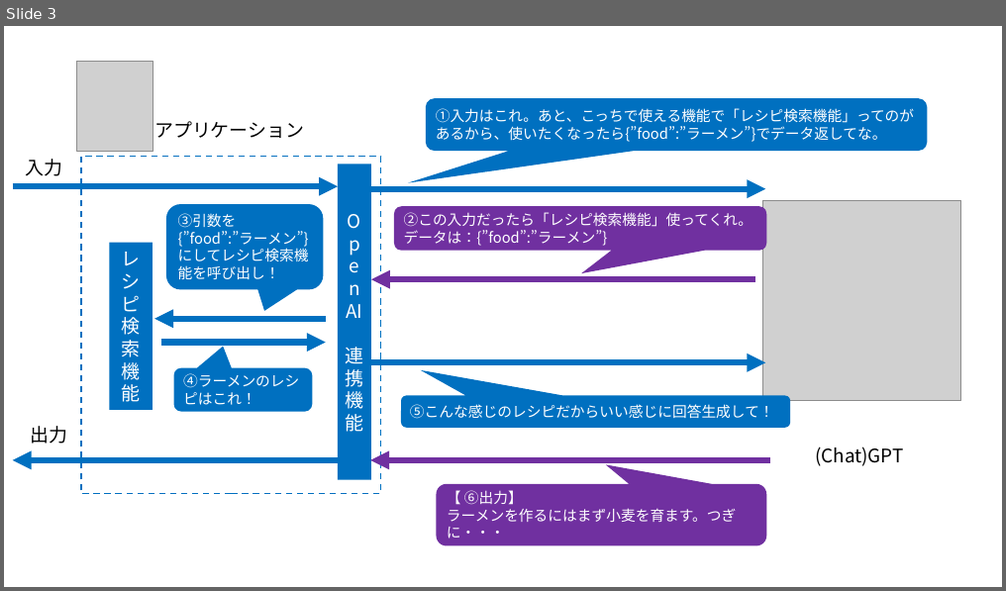
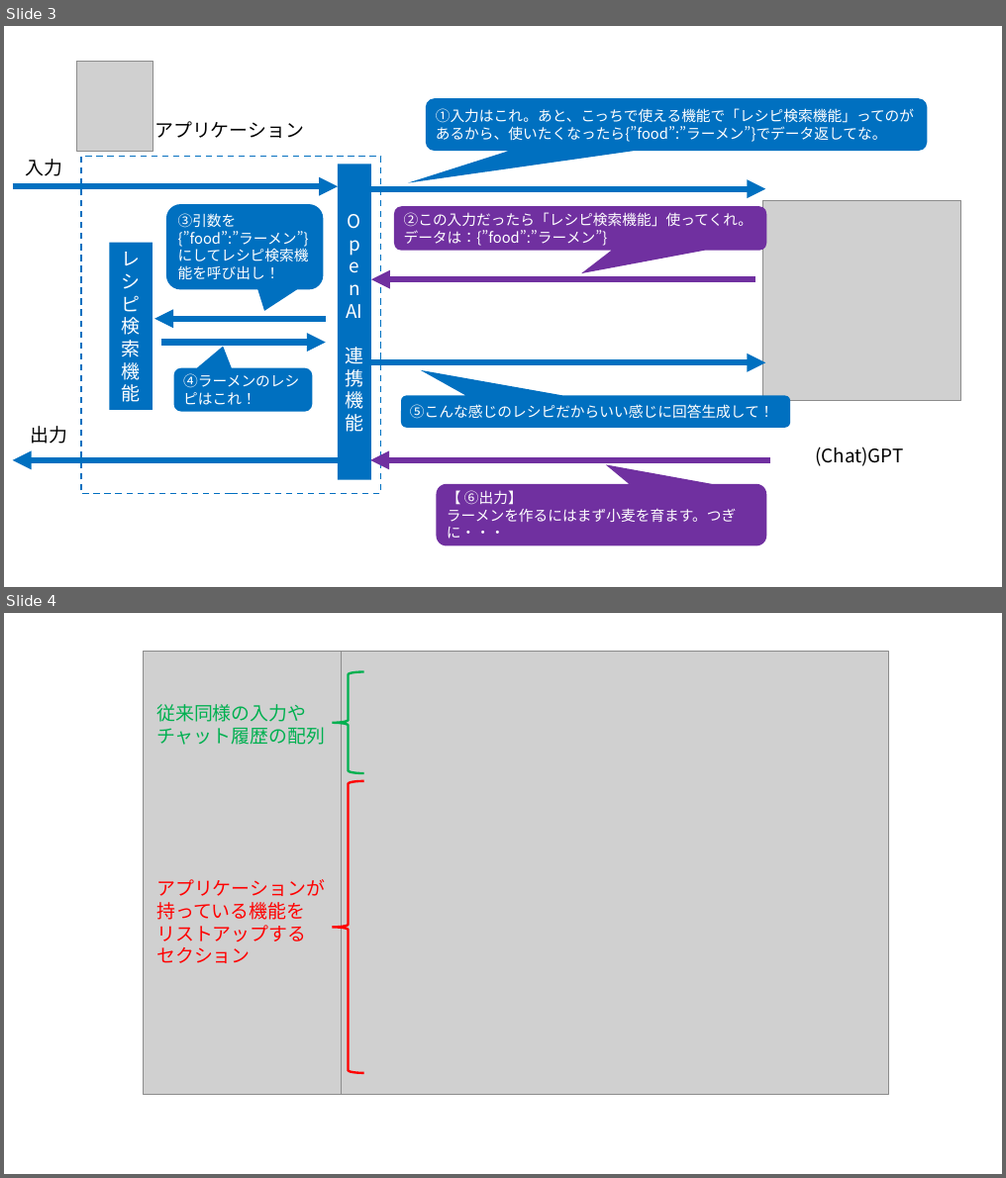
Before and after one commit to 07JP27/zenn-content, a slide deck: images/azure-openai-add-function-calling/diagram.pptx. Shown one above the other, each under a label of ours: slide 3 before the commit, slides 3 and 4 after it. The pictures are 1006x591 and 1006x1178 pixels, drawn with LibreOffice and Linux fonts; fonts in the diff are those of the drawing; grey boxes stand for pictures. Boxes give left, top, right and bottom in pixels: in the first picture for what was removed or moved away, otherwise in the second. Text is boxed around its words. In the diff, an @@ line names an element or a change of style, - is before the commit and + after.

```diff
--- a/images/azure-openai-add-function-calling/diagram.pptx
+++ b/images/azure-openai-add-function-calling/diagram.pptx
@@ slide 4 added at bbox=[4, 613, 1002, 1174], background #FFFFFF @@
@@ picture added at bbox=[144, 651, 341, 1094] @@
@@ picture added at bbox=[341, 651, 889, 1094] @@
@@ right brace added at bbox=[332, 672, 364, 774], outline #00B050 2.25 pt @@
@@ text added at bbox=[156, 704, 325, 745], 18 pt, text #00B050 @@
+従来同様の入力や
+チャット履歴の配列
@@ right brace added at bbox=[332, 781, 364, 1073], outline #FF0000 2.25 pt @@
@@ text added at bbox=[156, 879, 325, 963], 18 pt, text #FF0000 @@
+アプリケーションが
+持っている機能を
+リストアップする
+セクション
```
Also in this commit, not shown: 2 slides changed, 3 other slides added, 14 other files.
